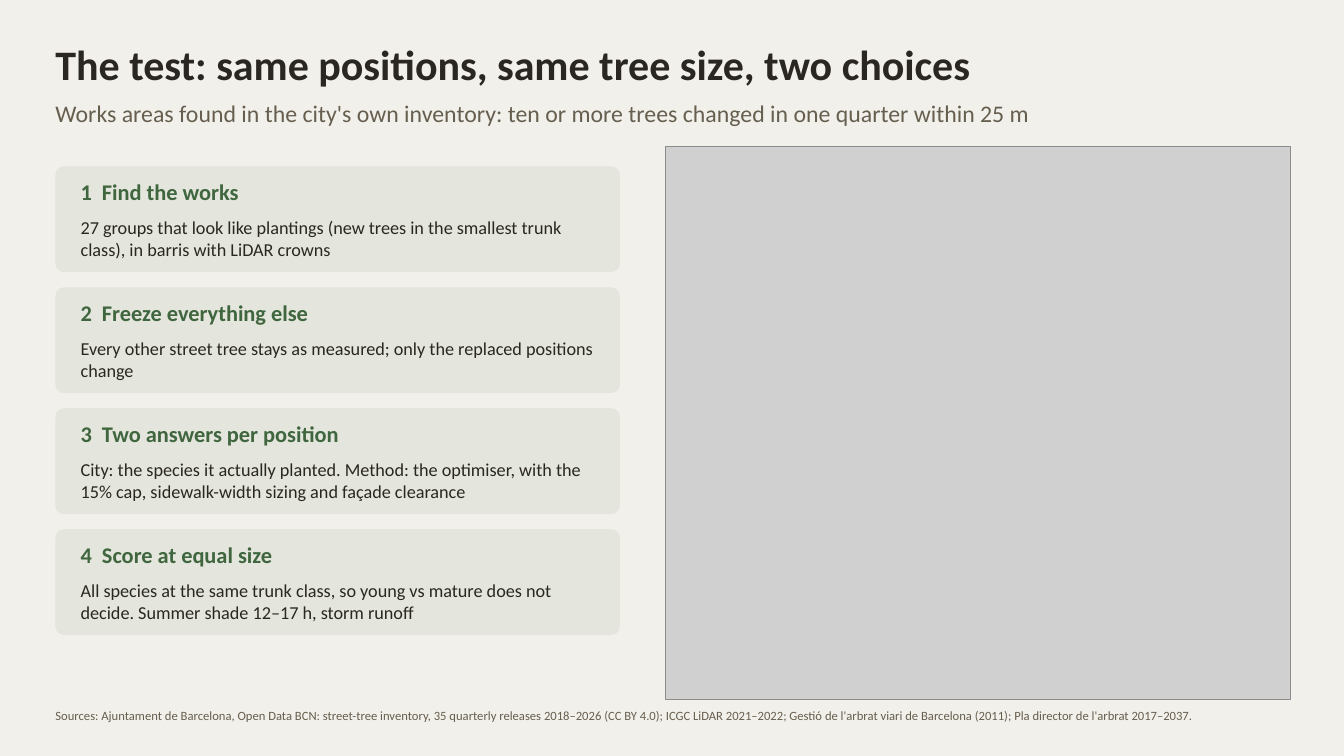
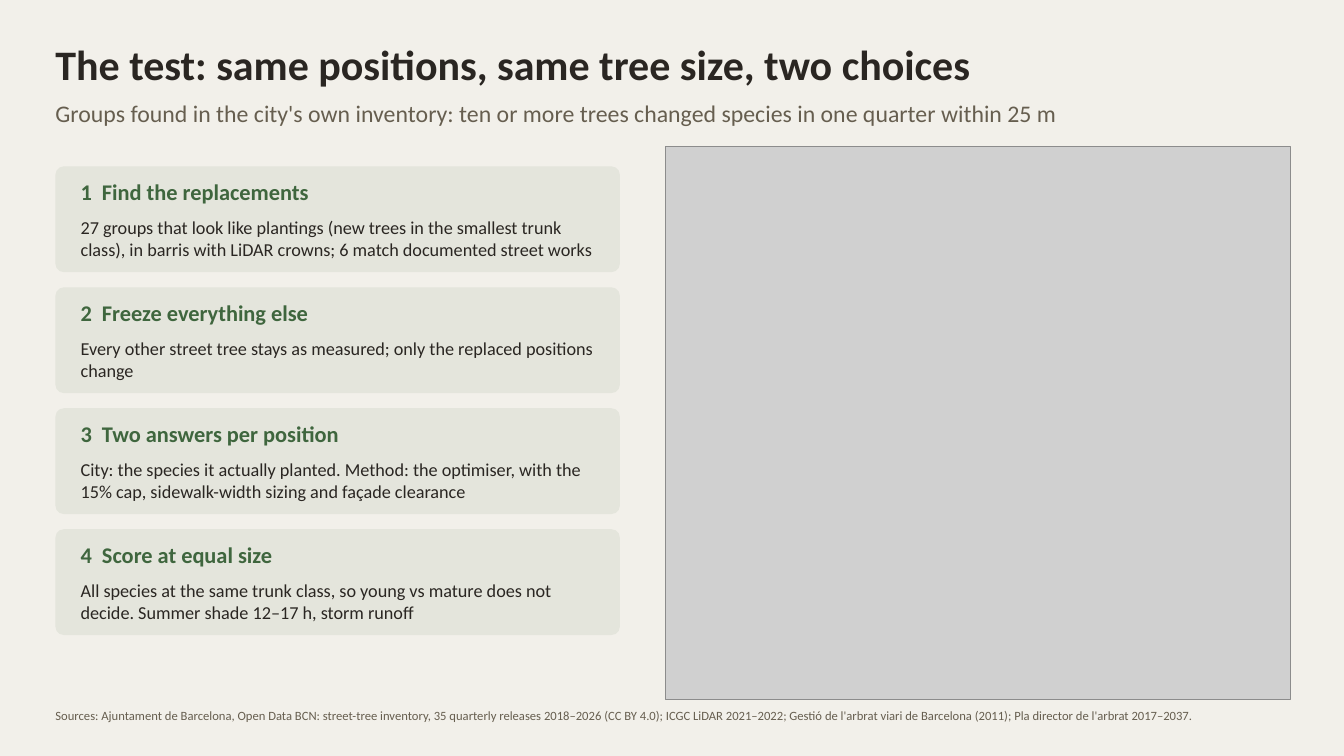
Before and after one commit to giofox96/shade-and-sponge, a slide deck: slide 2 of slides/backtest_works.pptx. Drawn at 1344x756 pixels with LibreOffice and Linux fonts; fonts in the diff are those of the drawing; grey boxes stand for pictures. Boxes give left, top, right and bottom in pixels: in the first picture for what was removed or moved away, otherwise in the second. Text is boxed around its words. In the diff, an @@ line names an element or a change of style, - is before the commit and + after.

```diff
--- a/slides/backtest_works.pptx
+++ b/slides/backtest_works.pptx
@@ text at box(55, 105, 1056, 126): text changed @@
-Works areas found in the city's own inventory: ten or more trees changed in one quarter within 25 m
+Groups found in the city's own inventory: ten or more trees changed species in one quarter within 25 m
@@ text at box(81, 184, 309, 204): text changed @@
-1 Find the works
+1 Find the replacements
@@ text at box(81, 221, 592, 258): text changed @@
-27 groups that look like plantings (new trees in the smallest trunk class), in barris with LiDAR crowns
+27 groups that look like plantings (new trees in the smallest trunk class), in barris with LiDAR crowns; 6 match documented street works
```
Also in this commit, not shown: 8 other slides changed, 1 slide added, 3 other files.
